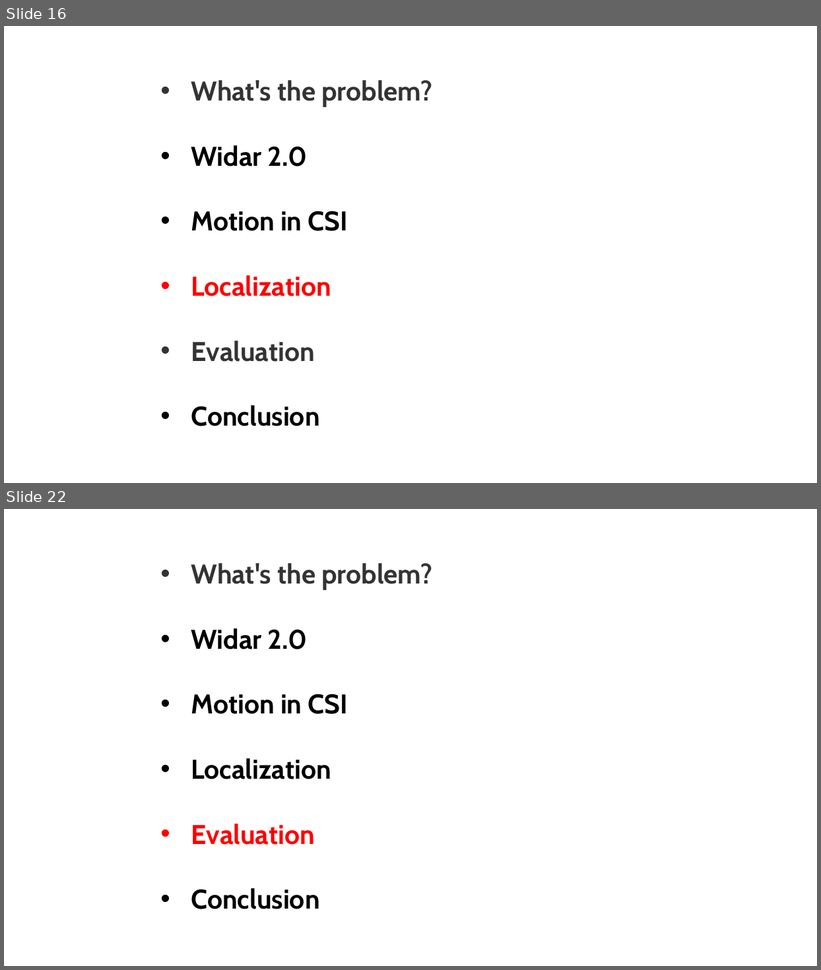
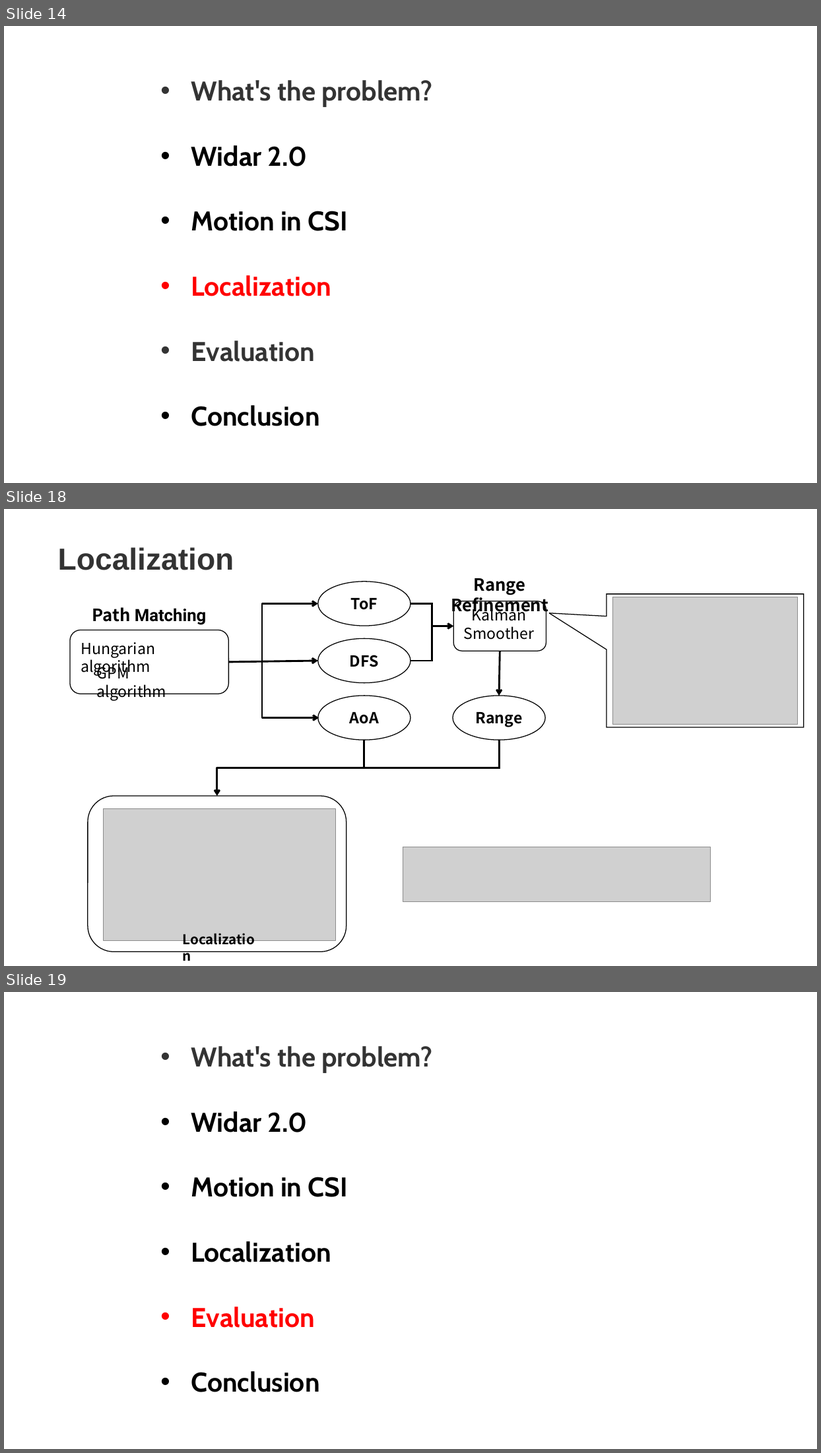
Before and after one commit to linxuyalun/courses, a slide deck: sjtu/iot/Widar2.0.pptx. Shown one above the other, each under a label of ours: slides 16 and 22 before the commit, slides 14, 18 and 19 after it; the slides between them are not shown. The pictures are 821x970 and 821x1453 pixels, drawn with LibreOffice and Linux fonts; fonts in the diff are those of the drawing; grey boxes stand for pictures. Boxes give left, top, right and bottom in pixels: in the first picture for what was removed or moved away, otherwise in the second. Text is boxed around its words. In the diff, an @@ line names an element or a change of style, - is before the commit and + after.

```diff
--- a/sjtu/iot/Widar2.0.pptx
+++ b/sjtu/iot/Widar2.0.pptx
@@ slide 18 added at (4,509,817,966), background #FFFFFF @@
@@ text added at (58,547,234,570), 36 pt, text #333333, bold @@
+Localization
@@ ellipse added at (318,582,411,626), outline #000000 1 pt, 18 pt, text #000000, bold @@
+ToF
@@ text added at (451,578,548,616), 20 pt, text #000000, bold @@
+Range Refinement
@@ text added at (92,607,207,625), 20 pt, text #000000, bold @@
+Path Matching
@@ elbow double arrow added from (319, 718) to (318, 603), #000000 2.25 pt @@
@@ elbow arrow added from (411, 603) to (453, 626), #000000 2.25 pt @@
@@ rounded rectangle added at (453,601,547,651), outline #000000 1 pt @@
@@ text added at (464,605,535,640), 18 pt, text #000000 @@
+Kalman Smoother
@@ speech box added at (607,594,804,728), outline #000000 1 pt @@
@@ picture added at (613,597,798,724) @@
@@ elbow line added from (411, 661) to (432, 611), #000000 2.25 pt @@
@@ rounded rectangle added at (70,630,228,694), outline #000000 1 pt @@
@@ text added at (81,642,155,676), 18 pt, text #000000 @@
+Hungarian algorithm
@@ ellipse added at (318,639,411,683), outline #000000 1 pt, 18 pt, text #000000, bold @@
+DFS
@@ text added at (97,663,167,701), 18 pt, text #000000 @@
+GPM algorithm
@@ arrow added from (228, 662) to (318, 661), #000000 2.25 pt @@
@@ arrow added from (500, 651) to (499, 696), #000000 2.25 pt @@
@@ ellipse added at (318,696,411,740), outline #000000 1 pt, 18 pt, text #000000, bold @@
+AoA
@@ ellipse added at (453,696,546,740), outline #000000 1 pt, 18 pt, text #000000, bold @@
+Range
@@ elbow arrow added from (364, 740) to (217, 796), #000000 2.25 pt @@
@@ elbow line added from (499, 740) to (330, 768), #000000 2.25 pt @@
@@ rounded rectangle added at (88,796,346,953), outline #000000 1 pt @@
@@ picture added at (104,809,336,941) @@
@@ picture added at (403,848,710,902) @@
@@ text added at (177,929,262,951), 16 pt, text #000000, bold @@
+Localization
@@ what was slide 16 is now slide 14 @@
@@ what was slide 22 is now slide 19 @@
```
Also in this commit, not shown: 2 slides changed, 8 other slides added, 7 slides removed.
